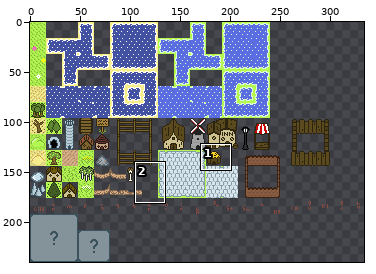
File history of a sprite sheet, Sprites/terrain/sheet_3.png. The picture above shows the old version from afar; the outline marks the close-up.
Close-up. The starting point:
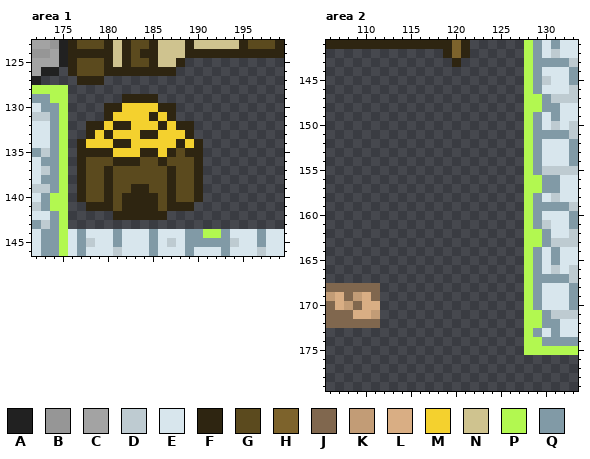
The file is 480x240 pixels. Colours within 5 levels of each other are drawn and written as one. Shown: area 1: x 172..199, y 123..146; area 2: x 106..133, y 141..179. The wide view leaves out empty margins.
Palette (. is transparent): A #212121  B #969696  C #a3a3a3  D #becbd1  E #d8e6ed  F #2e2511  G #5b4a1e  H #7d632c  J #80674e  K #c29c76  L #d9ae84  M #f4d12e  N #cfc38f  P #b2f850  Q #819aa6
Pixels before, area 1, first column x 172:
123 CCBAFGGGFNFGGFNNNFNNNNNFGGGF
124 BBCAFFFFFNFGFFNNNFFFFFFFFFFF
125 CCCAFGGGFNFGGFNNF...........
126 CAA.FGGGFFFFFFFF............
127 A....FFF....................
128 PPPP........................
129 QQPP......FFFF..............
130 EQQP....FFMMMMFF............
131 DDQP....FMMMMFMF............
132 EEQP..FFMFFMMMFMFF..........
133 EEQP..FMFMMMFFMMMF..........
134 EEQP.FMMMFFMMMMMFMF.........
135 QDQP.FFFFMMMFFMFGFF.........
136 EQQP.FGGGFFFGGFGGGF.........
137 EDQP.FGGFGGGGGGFGGF.........
138 EQQP.FGGFGGGGGGFGGF.........
139 DDQP.FGGFGGFFGGFGGF.........
140 EQPP.FGGFGFFFFGFGGF.........
141 DQPP..FFFGFFFFGFFF..........
142 EEQP.....FFFFFF.............
143 QDQP........................
144 EQQPEQEEEQEEEQEEEQQPPQEEEQEE
145 EQQPEQDEEQEEEQEDEQQQQQDEEQEE
146 EQQPEQEEEDEEEQEEEQEEEQEEEDEE
Pixels before, area 2, first column x 106:
141 FFFFFFFFFFFFFFHF......PQEQEE
142 .............FHF......PQEDEE
143 ..............F.......PQQQQD
144 ......................PQEEEQ
145 ......................PQDEEQ
146 ......................PQEEED
147 ......................PPQDDD
148 ......................PPQQEE
149 ......................PQEQEE
150 ......................PQEDED
151 ......................PQQQQD
152 ......................PQEEEQ
153 ......................PQEEEQ
154 ......................PQEEEQ
155 ......................PQDDDD
156 ......................PPQQEE
157 ......................PPQQEE
158 ......................PQEDEE
159 ......................PQQQQD
160 ......................PQEEEQ
161 ......................PQDEEQ
162 ......................PPQEED
163 ......................PPQDDD
164 ......................PQEQEE
165 ......................PQEQEE
166 ......................PQEDED
167 ......................PQQQQD
168 JJJJJJ................PQEEEQ
169 KLJKLJ................PQEEEQ
170 JLKJLL................PQEEEQ
171 JJJLLK................PPQDDD
172 JJJJJJ................PPQQEE
173 ......................PQEQEE
174 ......................PPQQQQ
175 ......................PPPPPP
After:
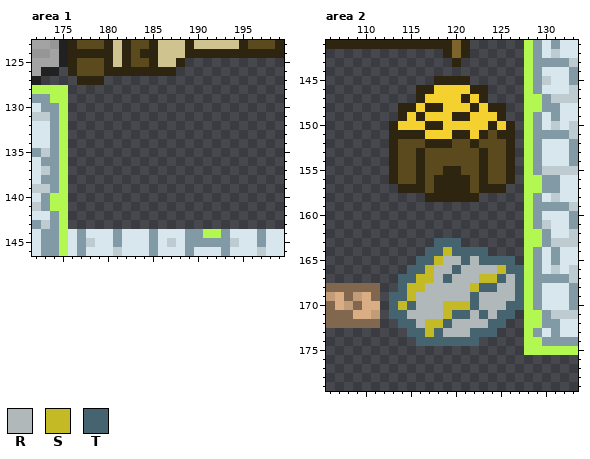
Colours new in this view: R #b1b8ba  S #c4ba25  T #466370
The edit:
Changed rows in their new state; - is an unchanged pixel.
Area 1:
first column x 177:
129 -----....-----
130 ---........---
131 ---........---
132 -............-
133 -............-
134 ..............
135 ..............
136 ..............
137 ..............
138 ..............
139 ..............
140 ..............
141 -............-
142 ----......----
Area 2:
first column x 113:
145 -----FFFF-----
146 ---FFMMMMFF---
147 ---FMMMMFMF---
148 -FFMFFMMMFMFF-
149 -FMFMMMFFMMMF-
150 FMMMFFMMMMMFMF
151 FFFFMMMFFMFGFF
152 FGGGFFFGGFGGGF
153 FGGFGGGGGGFGGF
154 FGGFGGGGGGFGGF
155 FGGFGGFFGGFGGF
156 FGGFGFFFFGFGGF
157 -FFFGFFFFGFFF-
158 ----FFFFFF----
first column x 113:
163 -----TTT-------
164 ----TTSTTTT----
165 ---TTSRRTRTTTT-
166 --TTSRRTRRRRSTT
167 -TTSSRTRRRSSTRT
168 -TSSRRRRRSTTRRT
169 TTSRRRRRRTRRRRT
170 TSTRRRSSSTRRRTT
171 TTRRRRSTTRTRTT-
172 -TTRSSTRRRRTT--
173 --TTSTRRRTTT---
174 ---TTTTTTT-----
Changed places in both close-ups, as pixel boxes (x1, y1, x2, y2):
erased: (77, 94, 203, 220)
added: (389, 76, 515, 202)
added: (389, 238, 524, 346)
